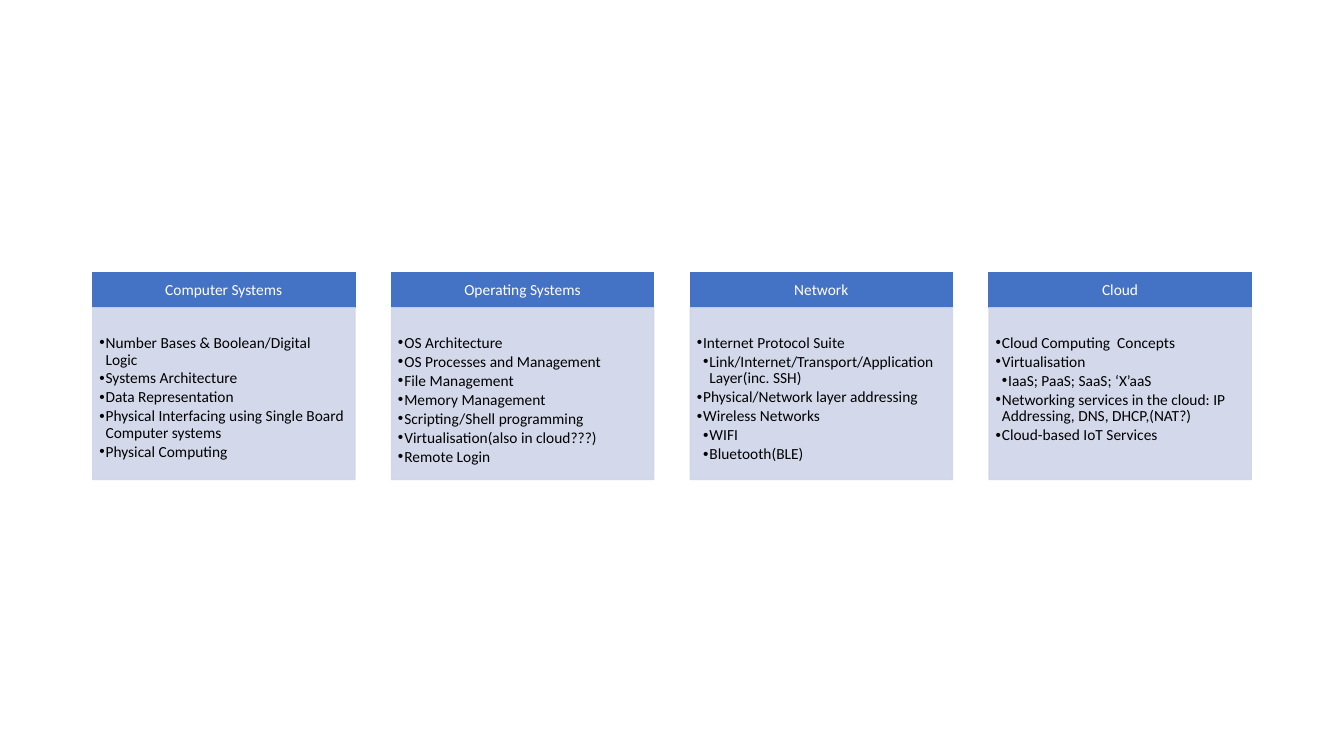
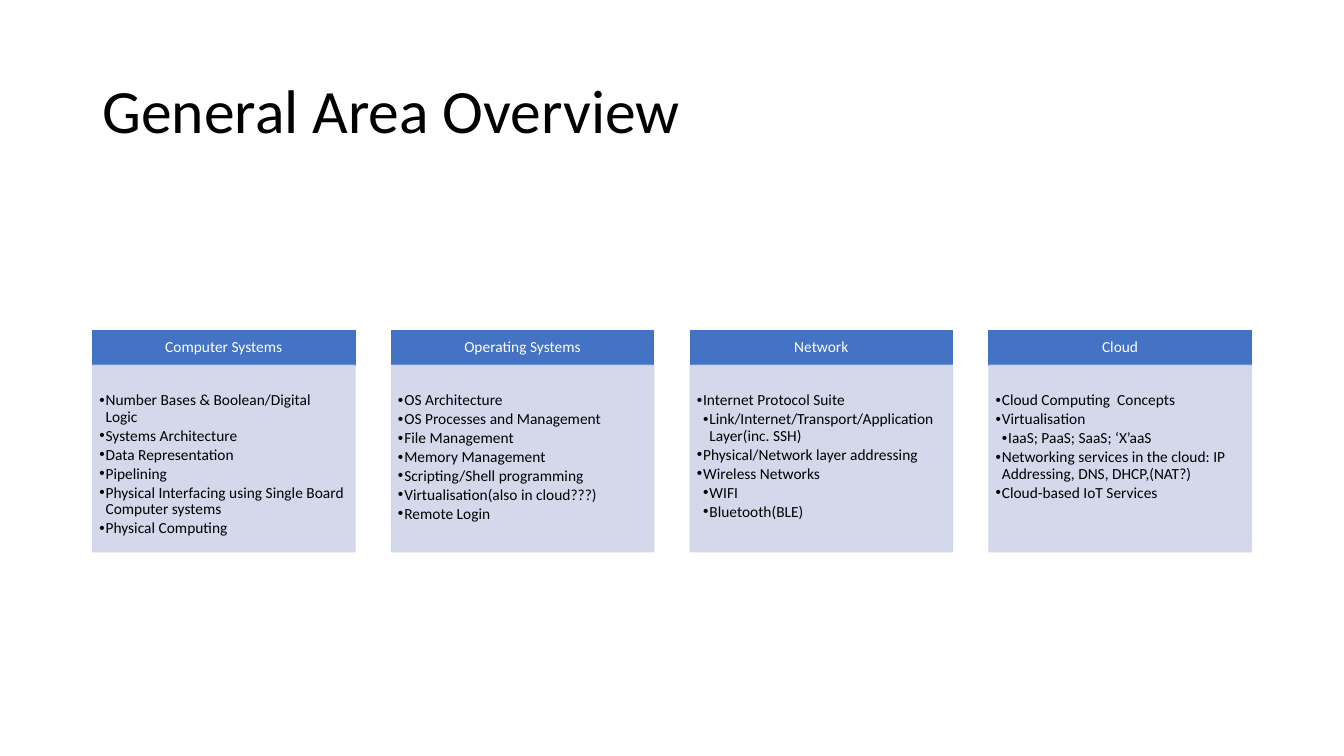
Before and after one commit to fxwalsh/computer-systems-and-networks, a slide deck: slide 2 of topics-overview.pptx (slide 1 before the commit). Drawn at 1344x756 pixels with LibreOffice and Linux fonts; fonts in the diff are those of the drawing. Boxes give left, top, right and bottom in pixels: in the first picture for what was removed or moved away, otherwise in the second. Text is boxed around its words. In the diff, an @@ line names an element or a change of style, - is before the commit and + after.

```diff
--- a/topics-overview.pptx
+++ b/topics-overview.pptx
@@ title added at (x1=102, y1=90, x2=680, y2=134), 44 pt, text #000000 @@
+General Area Overview
@@ 4 texts, 4 rectangles moved together from (x1=93, y1=273, x2=1251, y2=309) to (x1=93, y1=331, x2=1251, y2=366) @@
@@ text "Number Bases & Boolean/Digital Logic" moved from (x1=99, y1=337, x2=343, y2=460) to (x1=99, y1=394, x2=343, y2=536) @@
@@ rectangle resized from (x1=93, y1=308, x2=355, y2=479) to (x1=93, y1=365, x2=355, y2=552) @@
@@ text "OS Architecture" moved from (x1=398, y1=337, x2=601, y2=465) to (x1=398, y1=394, x2=601, y2=522) @@
@@ rectangle resized from (x1=391, y1=308, x2=653, y2=479) to (x1=391, y1=365, x2=653, y2=552) @@
@@ text "Internet Protocol Suite" moved from (x1=697, y1=337, x2=933, y2=461) to (x1=697, y1=394, x2=933, y2=519) @@
@@ rectangle resized from (x1=691, y1=308, x2=953, y2=479) to (x1=691, y1=365, x2=953, y2=552) @@
@@ text "Cloud Computing Concepts" moved from (x1=996, y1=337, x2=1225, y2=440) to (x1=996, y1=394, x2=1225, y2=498) @@
@@ rectangle resized from (x1=989, y1=308, x2=1251, y2=479) to (x1=989, y1=365, x2=1251, y2=552) @@
@@ text at (x1=99, y1=468, x2=167, y2=482): paragraph added @@
+  • Pipelining
```
Also in this commit, not shown: 1 other slide changed, 4 slides added, 2 other files.
